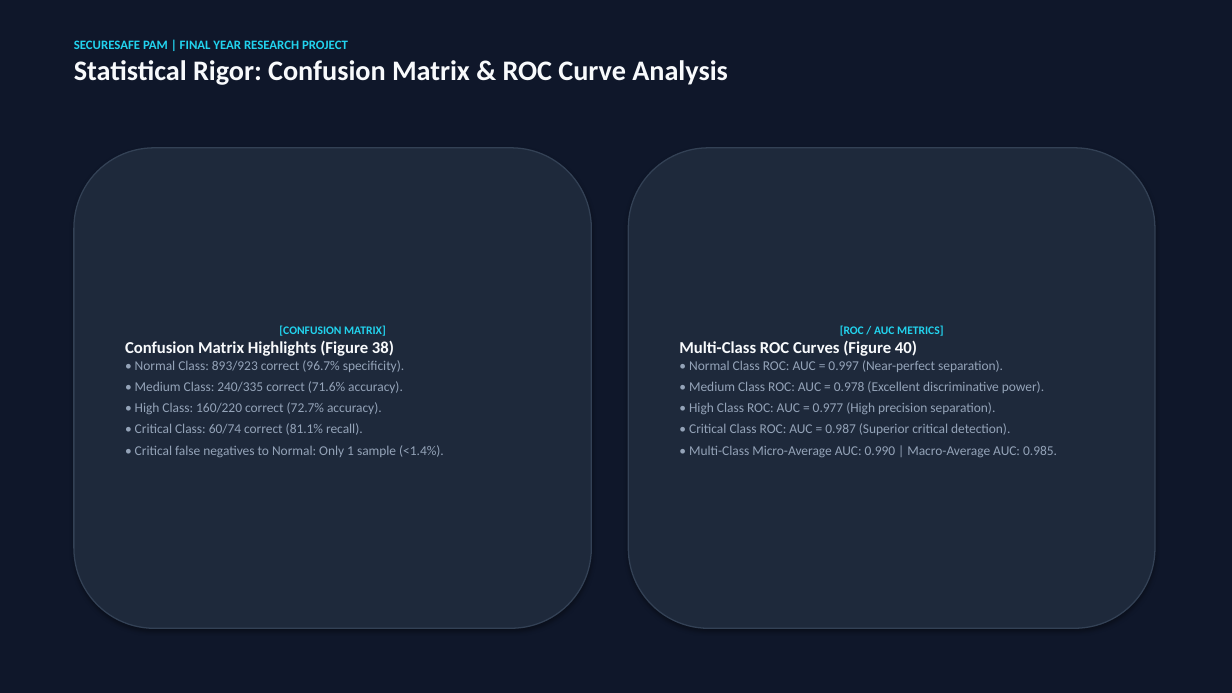
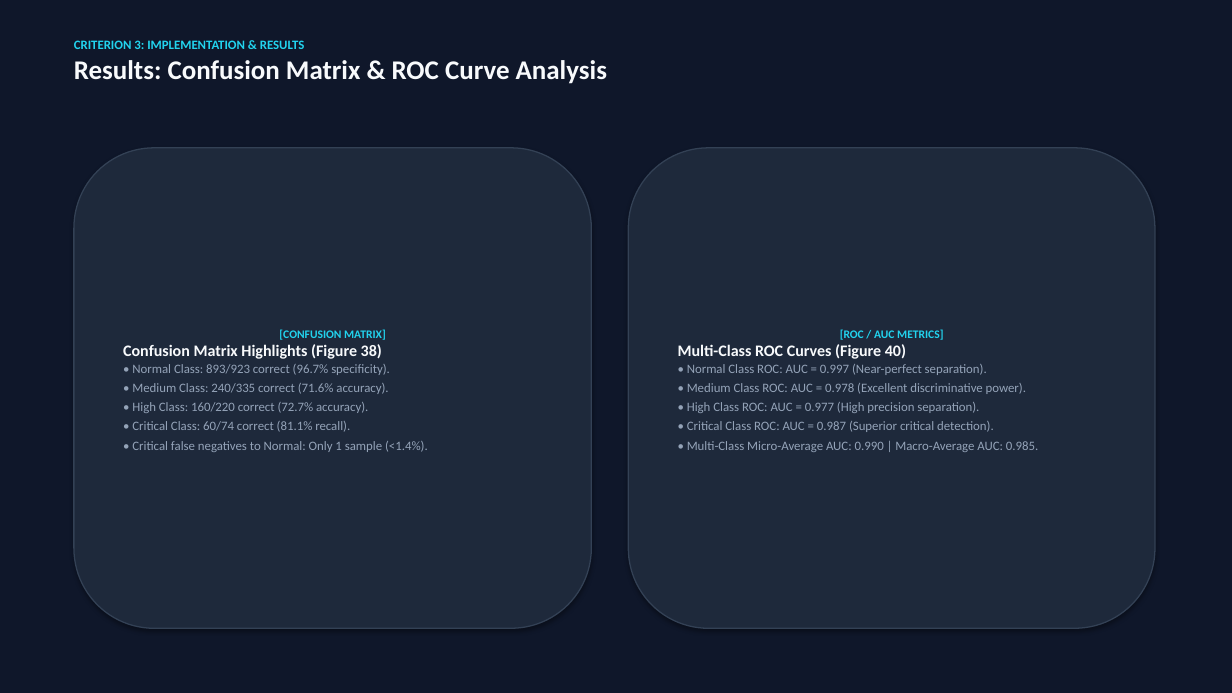
Before and after one commit to Poornadananjaya2001/Dynamic-PAM-System-, a slide deck: slide 19 of PRESENTATION_SLIDES_SECURESAFE_PAM.pptx (slide 16 before the commit). Drawn at 1232x693 pixels with LibreOffice and Linux fonts; fonts in the diff are those of the drawing. Boxes give left, top, right and bottom in pixels: in the first picture for what was removed or moved away, otherwise in the second. Text is boxed around its words. In the diff, an @@ line names an element or a change of style, - is before the commit and + after.

```diff
--- a/PRESENTATION_SLIDES_SECURESAFE_PAM.pptx
+++ b/PRESENTATION_SLIDES_SECURESAFE_PAM.pptx
@@ text at (74,40,607,84): text changed; size 22 to 21 pt @@
-SECURESAFE PAM | FINAL YEAR RESEARCH PROJECT
-Statistical Rigor: Confusion Matrix & ROC Curve Analysis
+CRITERION 3: IMPLEMENTATION & RESULTS
+Results: Confusion Matrix & ROC Curve Analysis
@@ text in rounded rectangle at (123,344,428,452): size 13 to 12.5 pt in "Confusion Matrix Highlights (Figure 38)"; size 10.5 to 10 pt in "• Normal Class: 893/923 correct (96.7% specificity).", "• Medium Class: 240/335 correct (71.6% accuracy).", "• High Class: 160/220 correct (72.7% accuracy).", "• Critical Class: 60/74 correct (81.1% recall)." and 1 more places; less space between paragraphs @@
@@ text in rounded rectangle at (678,344,1038,452): size 13 to 12.5 pt in "Multi-Class ROC Curves (Figure 40)"; size 10.5 to 10 pt in "• Normal Class ROC: AUC = 0.997 ...", "• Medium Class ROC: AUC = 0.978 ...", "• High Class ROC: AUC = 0.977 ...", "• Critical Class ROC: AUC = 0.987 ..." and 1 more places; less space between paragraphs @@
```
Also in this commit, not shown: 18 other slides changed, 7 slides added, 1 slide removed, 1 other file.
